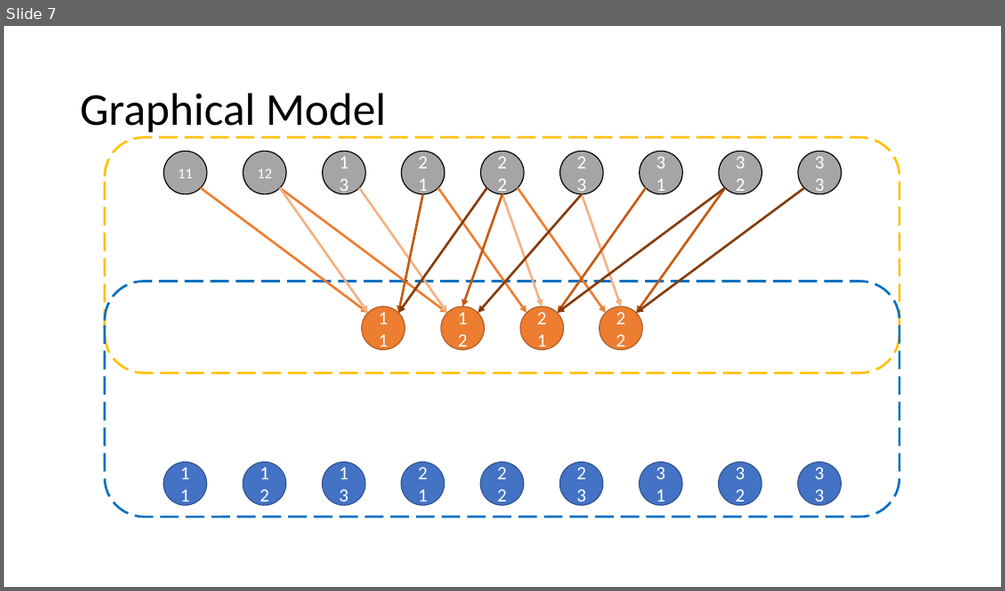
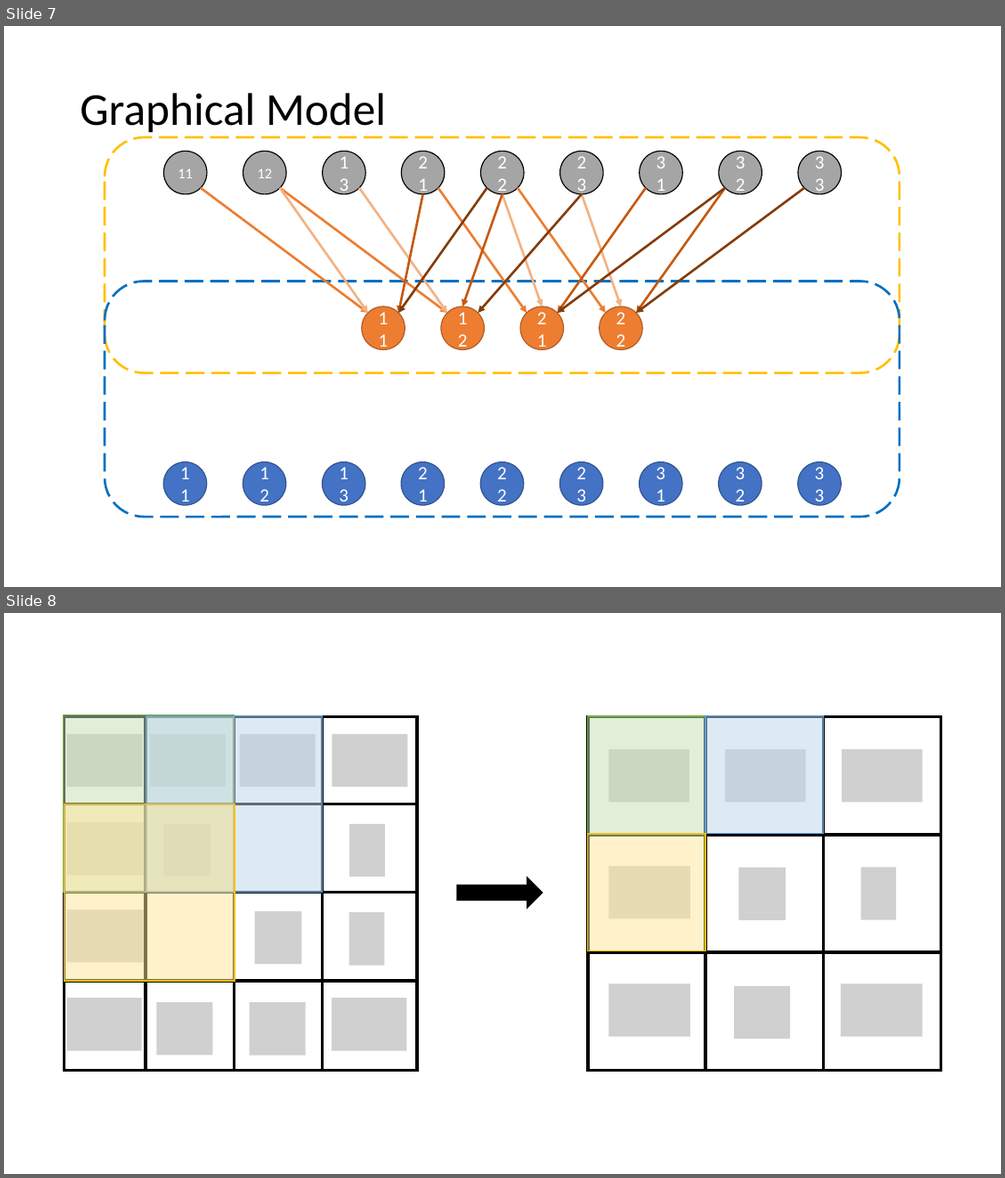
Before and after one commit to mositori/Bayesian-SuperResolution, a slide deck: ppt/model.pptx. Shown one above the other, each under a label of ours: slide 7 before the commit, slides 7 and 8 after it. The pictures are 1005x591 and 1005x1178 pixels, drawn with LibreOffice and Linux fonts; fonts in the diff are those of the drawing; grey boxes stand for pictures. Boxes give left, top, right and bottom in pixels: in the first picture for what was removed or moved away, otherwise in the second. Text is boxed around its words. In the diff, an @@ line names an element or a change of style, - is before the commit and + after.

```diff
--- a/ppt/model.pptx
+++ b/ppt/model.pptx
@@ slide 8 added at (4, 613, 1001, 1174), background #FFFFFF @@
@@ rectangle added at (63, 715, 234, 892), fill #C5E0B4 at 50% opacity, outline #70AD47 1 pt @@
@@ rectangle added at (146, 715, 322, 892), fill #BDD7EE at 50% opacity, outline #5B9BD5 1 pt @@
@@ group added at (64, 717, 418, 1070): 6 lines, 1 rectangle @@
@@ rectangle added at (588, 716, 705, 834), fill #C5E0B4 at 50% opacity, outline #70AD47 1 pt @@
@@ group added at (588, 717, 941, 1070): 4 lines, 1 rectangle @@
@@ rectangle added at (705, 716, 823, 834), fill #BDD7EE at 50% opacity, outline #5B9BD5 1 pt @@
@@ picture added at (67, 734, 142, 787) @@
@@ picture added at (150, 734, 226, 787) @@
@@ picture added at (240, 734, 316, 787) @@
@@ picture added at (332, 734, 407, 787) @@
@@ picture added at (609, 749, 689, 803) @@
@@ picture added at (725, 749, 806, 803) @@
@@ picture added at (841, 749, 922, 803) @@
@@ rectangle added at (64, 804, 235, 981), fill #FFE699 at 50% opacity, outline #FFC000 1 pt @@
@@ picture added at (67, 822, 143, 876) @@
@@ picture added at (163, 824, 210, 877) @@
@@ picture added at (349, 824, 385, 877) @@
@@ rectangle added at (588, 834, 705, 951), fill #FFE699 at 50% opacity, outline #FFC000 1 pt @@
@@ right arrow added at (457, 877, 542, 908), fill #000000, outline #000000 1 pt @@
@@ picture added at (609, 866, 690, 919) @@
@@ picture added at (739, 868, 786, 920) @@
@@ picture added at (861, 868, 896, 920) @@
@@ picture added at (67, 909, 143, 962) @@
@@ picture added at (254, 911, 301, 965) @@
@@ picture added at (348, 912, 384, 965) @@
@@ picture added at (609, 984, 690, 1037) @@
@@ picture added at (735, 986, 791, 1039) @@
@@ picture added at (841, 984, 922, 1037) @@
@@ picture added at (67, 998, 142, 1051) @@
@@ picture added at (156, 1002, 212, 1055) @@
@@ picture added at (250, 1003, 306, 1055) @@
@@ picture added at (332, 998, 406, 1051) @@
```
Also in this commit, not shown: 8 other files.
